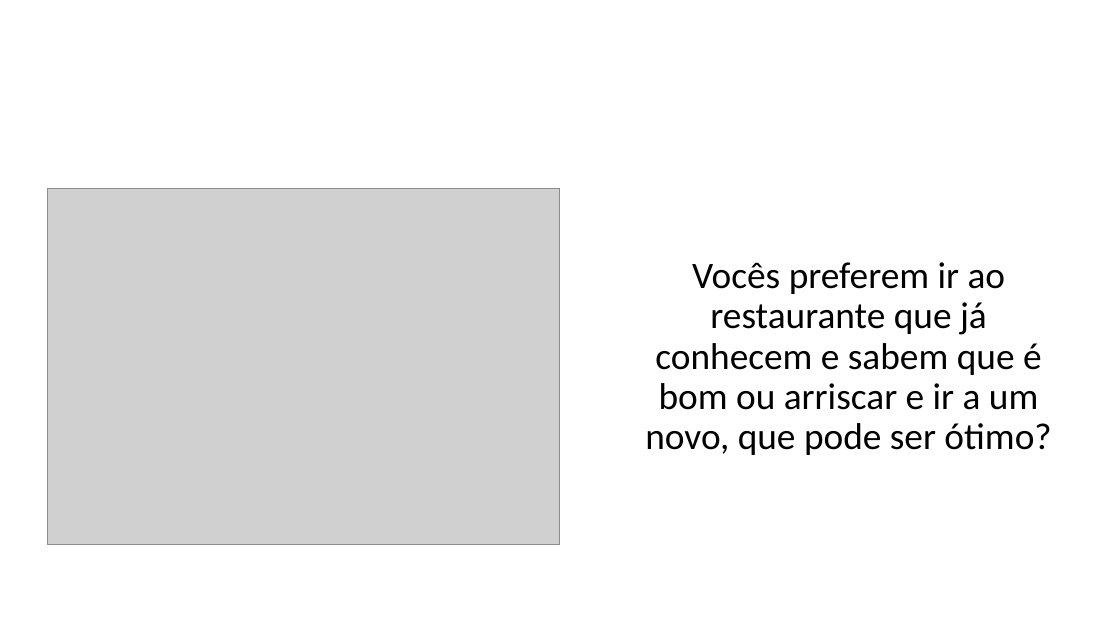
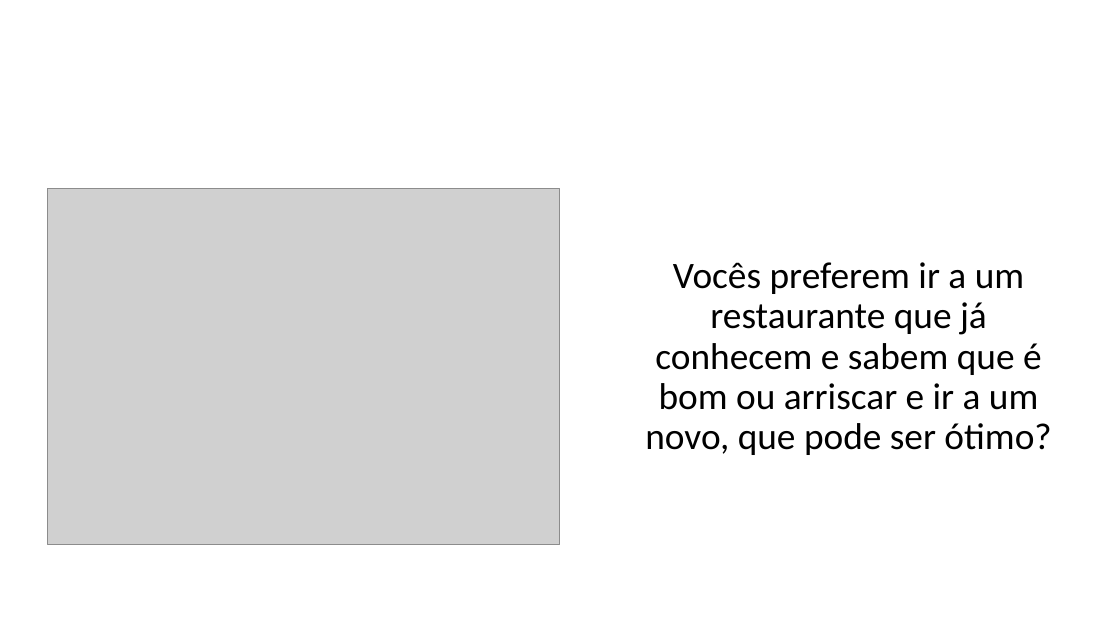
Before and after one commit to zz4fap/c24_inteligencia_artificial, a slide deck: slide 21 of slides/C24_Q_learning.pptx. Drawn at 1120x630 pixels with LibreOffice and Linux fonts; fonts in the diff are those of the drawing; grey boxes stand for pictures. Boxes give left, top, right and bottom in pixels: in the first picture for what was removed or moved away, otherwise in the second. Text is boxed around its words. In the diff, an @@ line names an element or a change of style, - is before the commit and + after.

```diff
--- a/slides/C24_Q_learning.pptx
+++ b/slides/C24_Q_learning.pptx
@@ text at [645,262,1051,455]: text changed @@
-Vocês preferem ir ao restaurante que já conhecem e sabem que é bom ou arriscar e ir a um novo, que pode ser ótimo?
+Vocês preferem ir a um restaurante que já conhecem e sabem que é bom ou arriscar e ir a um novo, que pode ser ótimo?
```
Also in this commit, not shown: 11 other slides changed, 1 other file.
